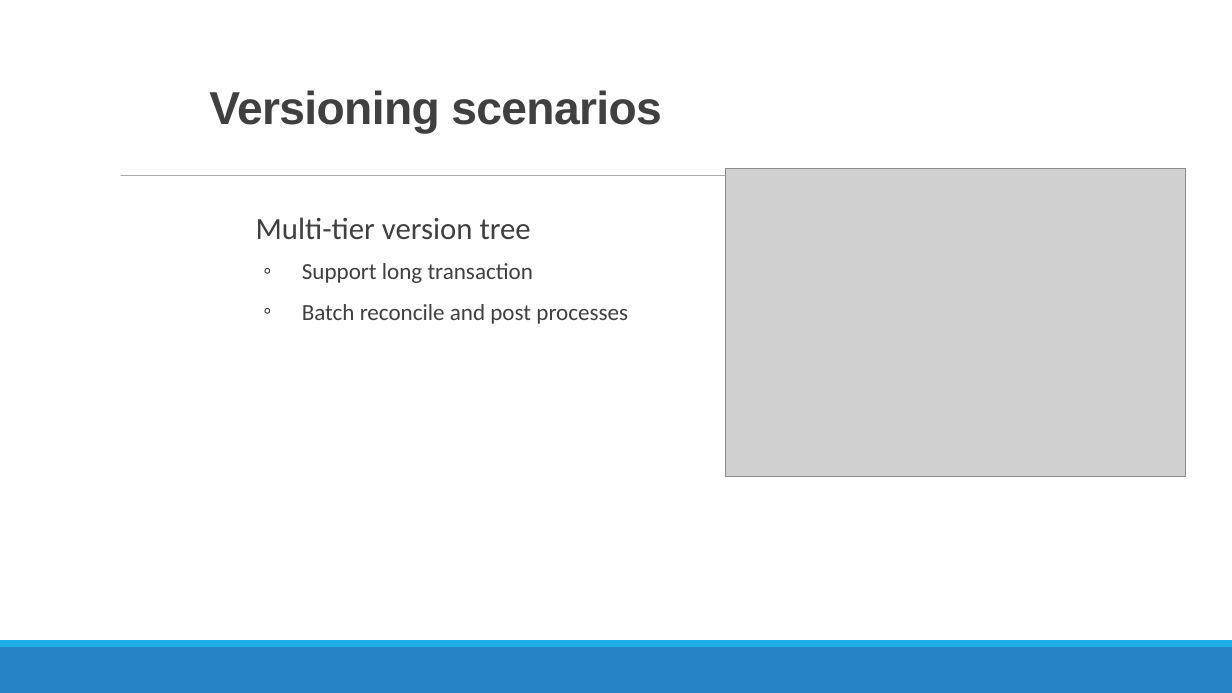
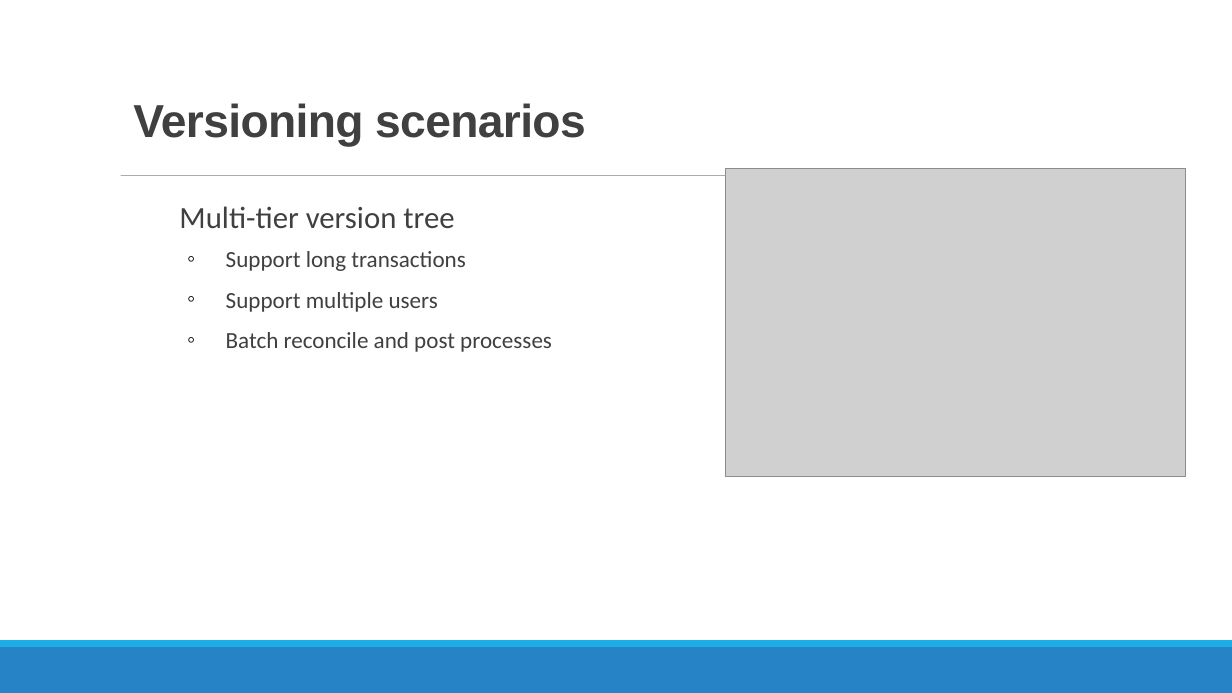
Before and after one commit to MGIS-UMN/GIS5577_week9, a slide deck: slide 21 of Database_Administration.odp (slide 19 before the commit). Drawn at 1232x693 pixels with LibreOffice and Linux fonts; fonts in the diff are those of the drawing; grey boxes stand for pictures. Boxes give left, top, right and bottom in pixels: in the first picture for what was removed or moved away, otherwise in the second. Text is boxed around its words. In the diff, an @@ line names an element or a change of style, - is before the commit and + after.

```diff
--- a/Database_Administration.odp
+++ b/Database_Administration.odp
@@ title "Versioning scenarios": place and size @@
-title "Versioning scenarios" at (209,90,662,134)
+title "Versioning scenarios" at (133,103,586,147)
@@ text "Multi-tier version tree": place and size @@
-text "Multi-tier version tree" at (256,217,628,324)
+text "Multi-tier version tree" at (179,206,552,352)
@@ text at (226,251,465,312): text changed @@
-  ◦ Support long transaction
+  ◦ Support long transactions
+  ◦ Support multiple users
```
Also in this commit, not shown: 7 other slides changed, 6 slides added, 2 slides removed, 1 other file.
